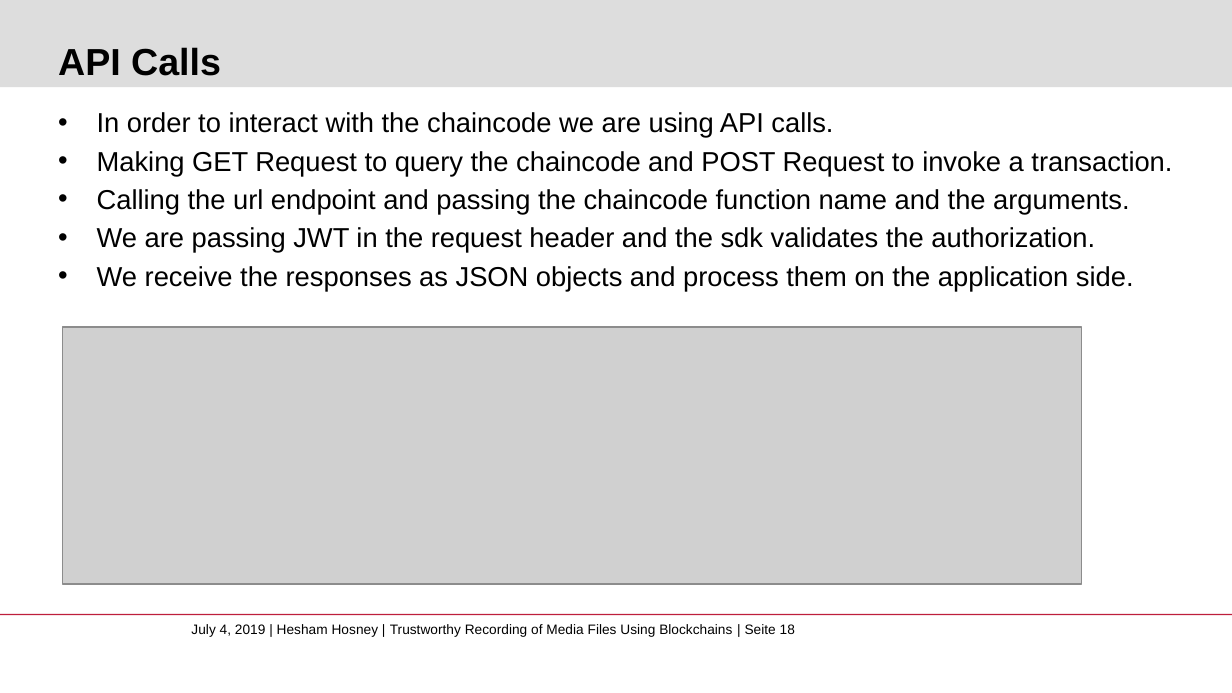
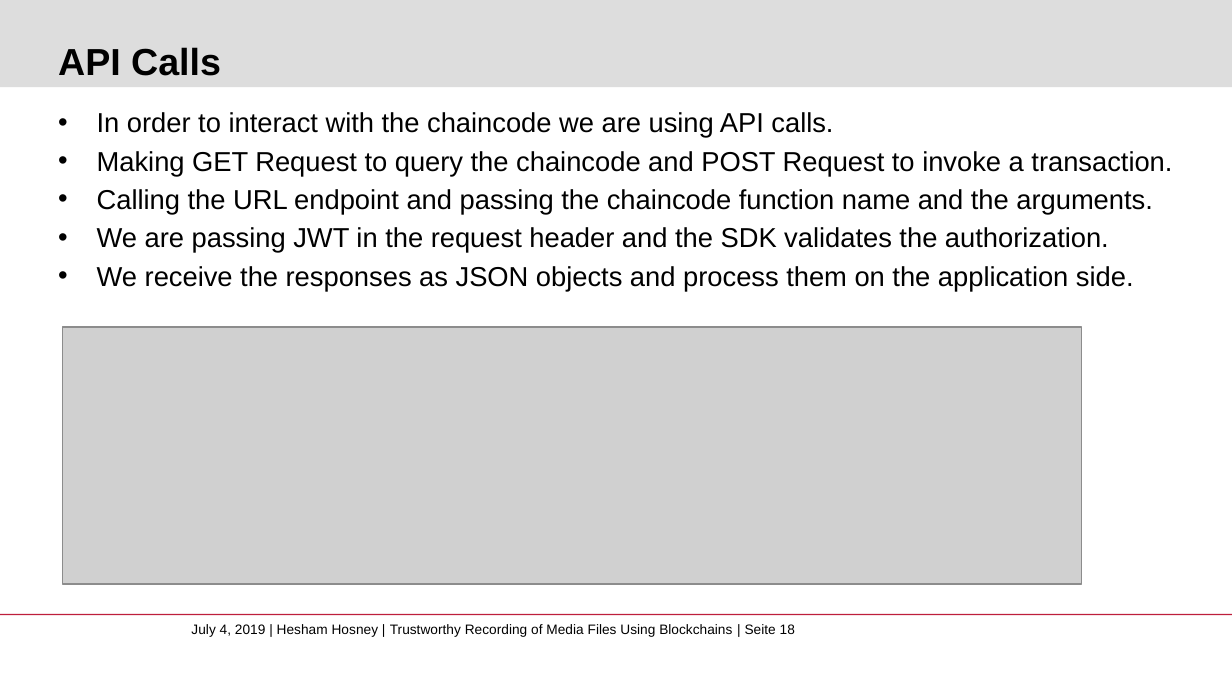
Before and after one commit to whosham/FakeNewsDetection, a slide deck: slide 18 of FakeNewsDetection.pptx. Drawn at 1232x693 pixels with LibreOffice and Linux fonts; fonts in the diff are those of the drawing; grey boxes stand for pictures; background and template pictures are left out. Boxes give left, top, right and bottom in pixels: in the first picture for what was removed or moved away, otherwise in the second. Text is boxed around its words. In the diff, an @@ line names an element or a change of style, - is before the commit and + after.

```diff
--- a/FakeNewsDetection.pptx
+++ b/FakeNewsDetection.pptx
@@ text at box(97, 189, 1153, 253): text changed @@
-• Calling the url endpoint and passing the chaincode function name and the arguments.
-• We are passing JWT in the request header and the sdk validates the authorization.
+• Calling the URL endpoint and passing the chaincode function name and the arguments.
+• We are passing JWT in the request header and the SDK validates the authorization.
```
Also in this commit, not shown: 18 other slides changed, 6 slides added, 2 slides removed, 4 other files.
